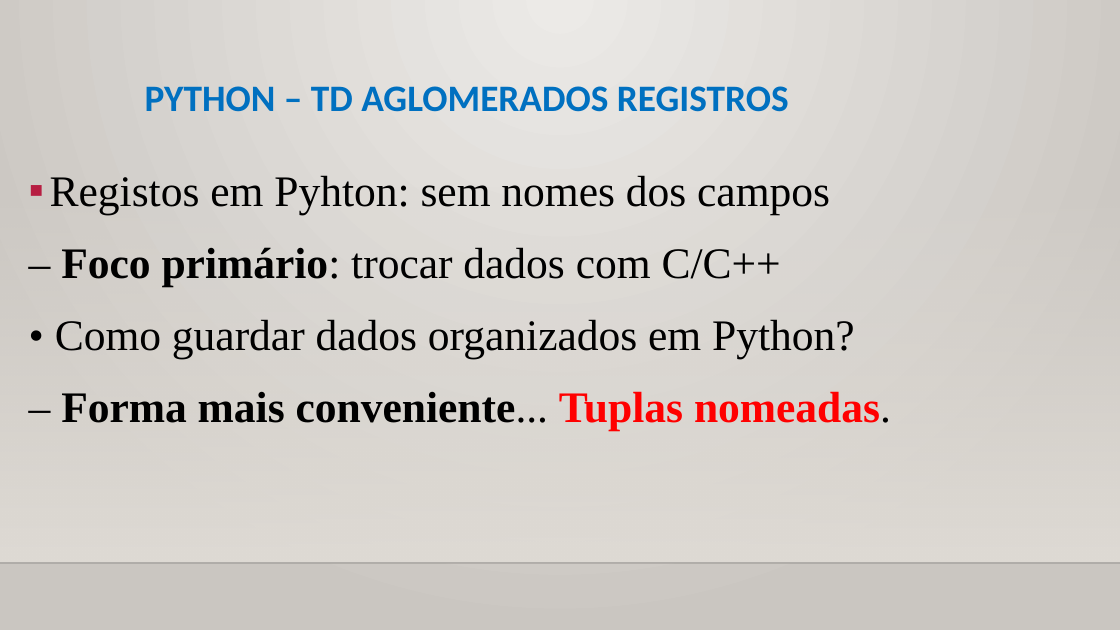
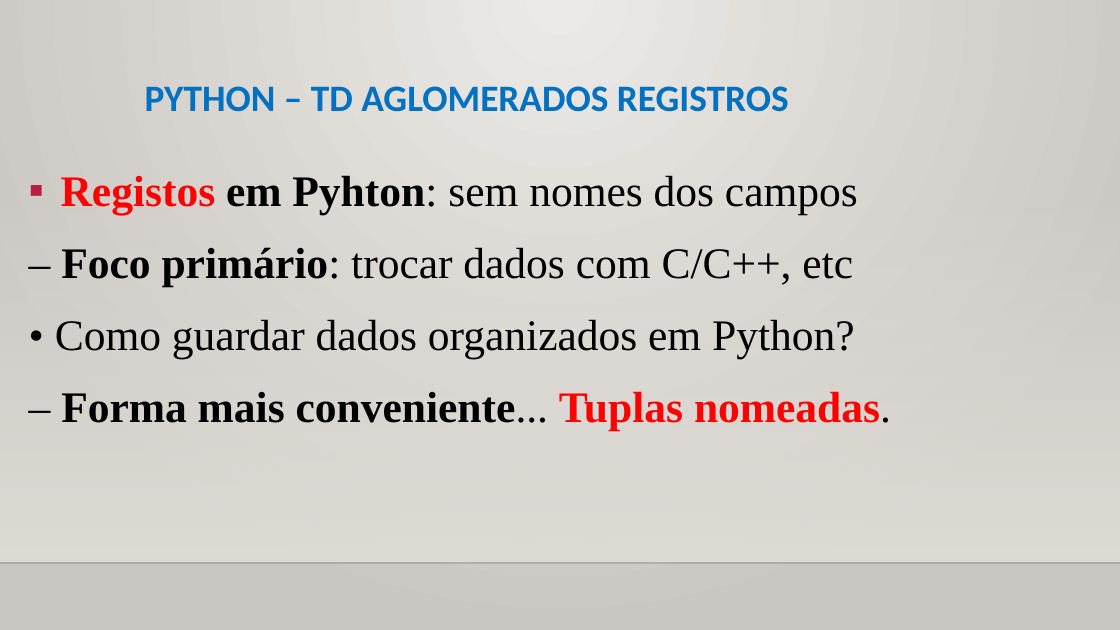
Before and after one commit to CloudEducationBrazil/WydenPythonParadigmas, a slide deck: slide 14 of 01 Classes/Aula 07 Programação Python - Tipos de Dados Aglomerados.pptx (slide 13 before the commit). Drawn at 1120x630 pixels with LibreOffice and Linux fonts; fonts in the diff are those of the drawing; background and template pictures are left out. Boxes give left, top, right and bottom in pixels: in the first picture for what was removed or moved away, otherwise in the second. Text is boxed around its words. In the diff, an @@ line names an element or a change of style, - is before the commit and + after.

Commit message:
PPT Python Aula 7 17092022

```diff
--- a/01 Classes/Aula 07 Programação Python - Tipos de Dados Aglomerados.pptx
+++ b/01 Classes/Aula 07 Programação Python - Tipos de Dados Aglomerados.pptx
@@ text at <box>61,175,858,215</box>: text colour #000000 to #FF0000 in "Registos"; bold on in "Registos em Pyhton:" @@
@@ text at <box>61,247,853,287</box>: text changed @@
-– Foco primário: trocar dados com C/C++
+– Foco primário: trocar dados com C/C++, etc
```
Also in this commit, not shown: 7 other slides changed, 1 slide added.
